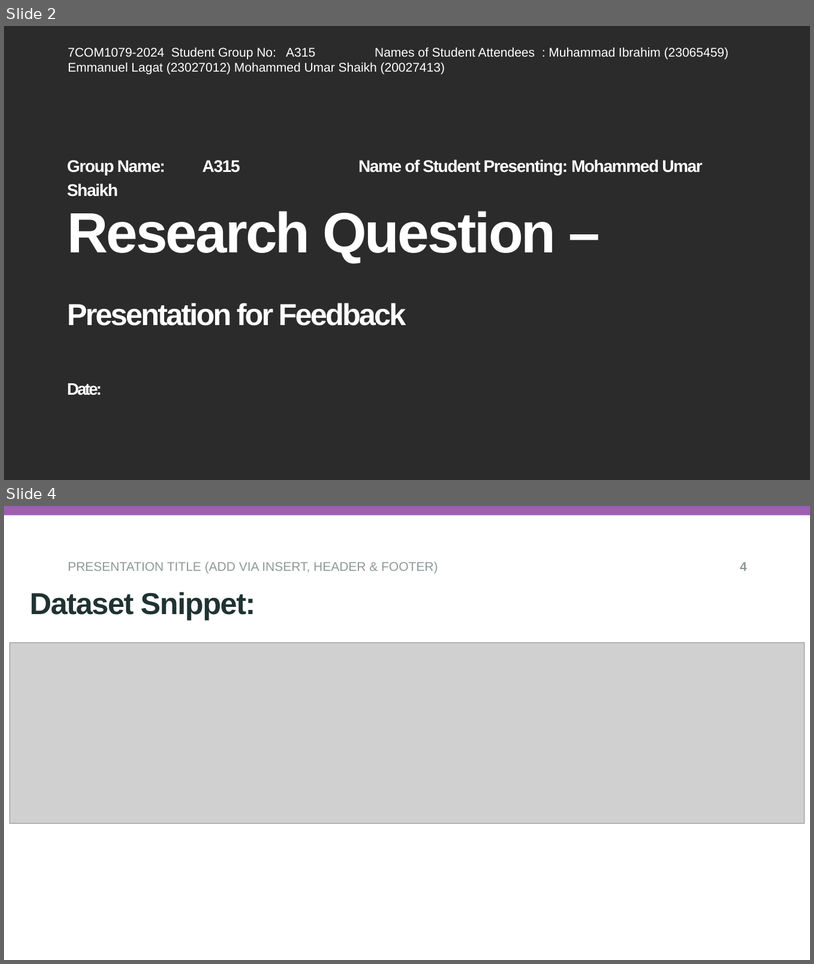
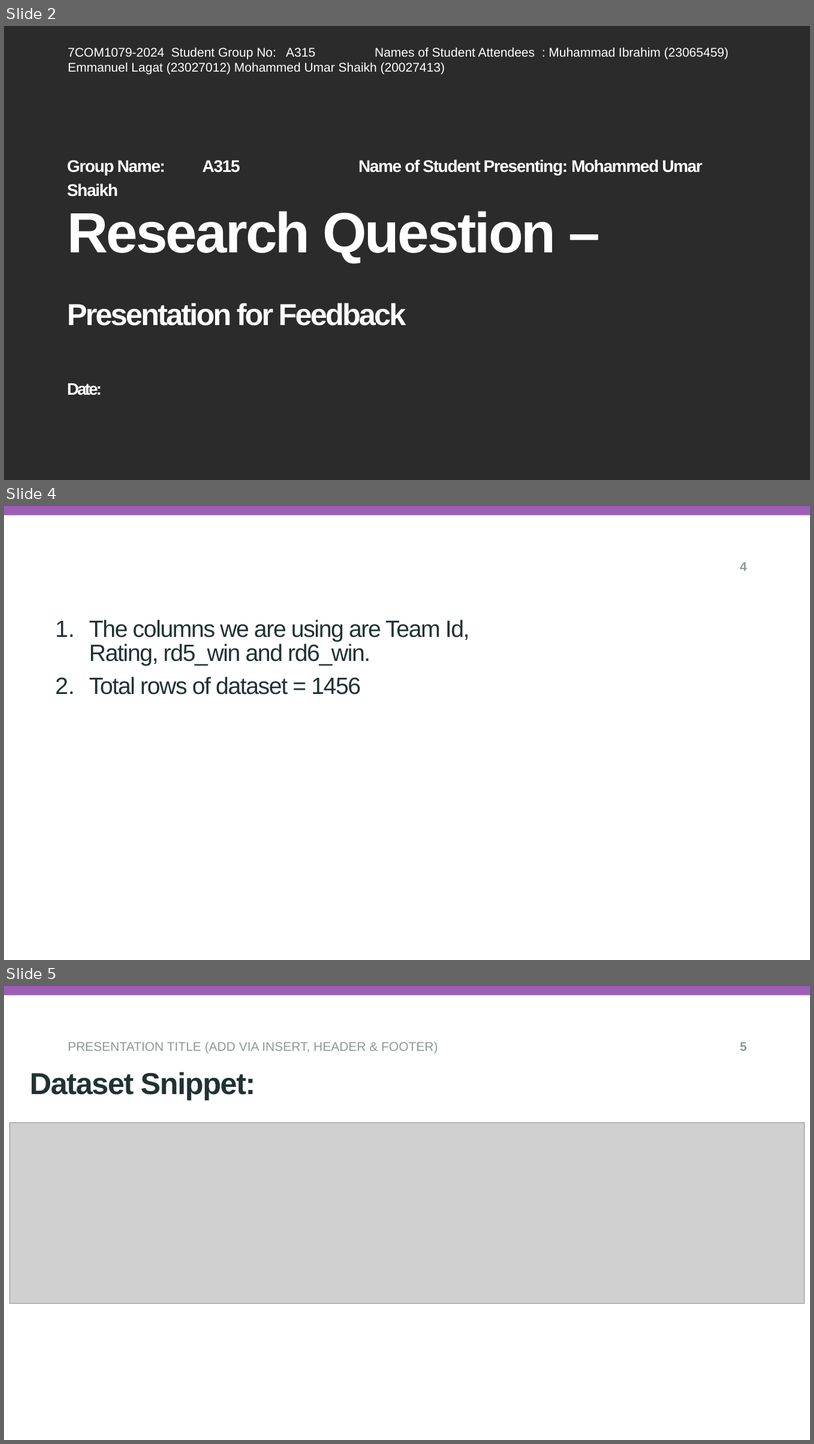
Before and after one commit to IbbiShahid/Research-Question-and-Visualisation, a slide deck: researchQuestion.pptx. Shown one above the other, each under a label of ours: slides 2 and 4 before the commit, slides 2, 4 and 5 after it; the slides between them are not shown. The pictures are 814x964 and 814x1444 pixels, drawn with LibreOffice and Linux fonts; fonts in the diff are those of the drawing; grey boxes stand for pictures; background and template pictures are left out; a plain dark background stands for a picture behind light text. Boxes give left, top, right and bottom in pixels: in the first picture for what was removed or moved away, otherwise in the second. Text is boxed around its words. In the diff, an @@ line names an element or a change of style, - is before the commit and + after.

```diff
--- a/researchQuestion.pptx
+++ b/researchQuestion.pptx
@@ slide 4 added at (4, 506, 810, 960), background #FFFFFF; not listed: 1 template element that a slide beside it also shows @@
@@ page number added at (740, 562, 747, 571), 15 pt, text #8F9898, bold @@
+4
@@ subtitle added at (89, 619, 470, 694), 28 pt, text #203232 @@
+1. The columns we are using are Team Id, Rating, rd5_win and rd6_win.
+2. Total rows of dataset = 1456
@@ what was slide 4 is now slide 5 @@
@@ page number at (740, 1042, 747, 1051): text changed @@
-4
+5
```
Also in this commit, not shown: 1 slide changed.
